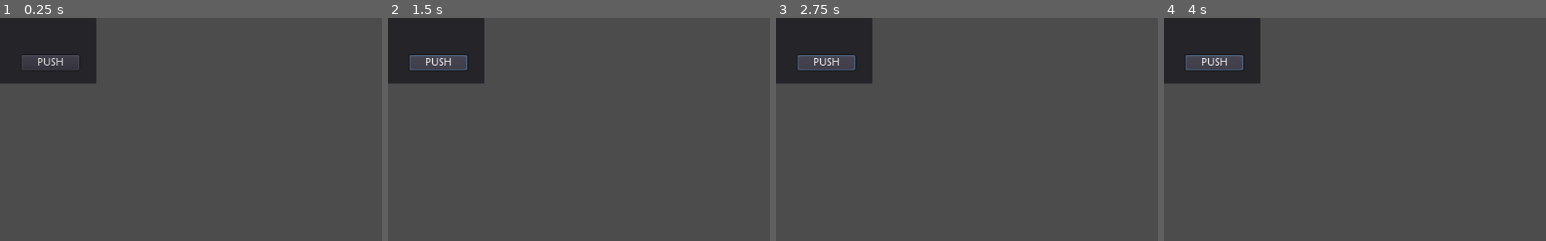
Above: before the commit, frames 1-4 (left to right).
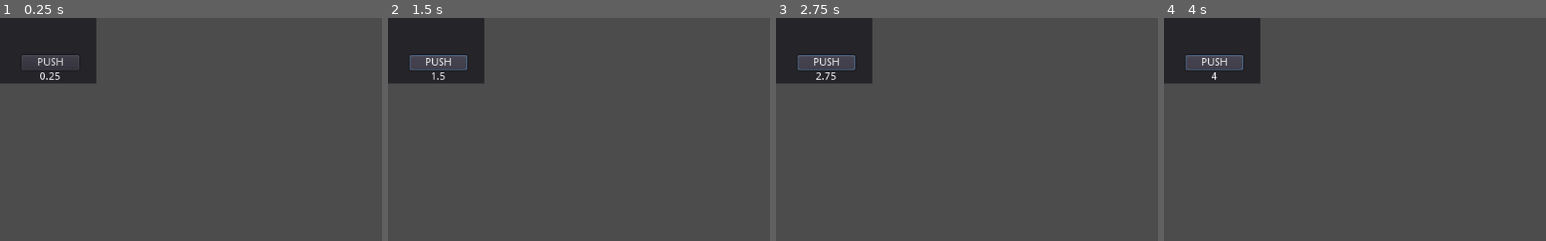
Above: after the commit, the same moments.

Repository: eldoranstars/godot-dodje
Game: Godot game, scene res://sayhello.tscn
The game is run twice, just before and just after one commit, with the same random seed, the same clock (stepped at 60 frames per second) and the same inputs.
Inputs:
- Up to frame 1 (0.25 s): no input
- Up to frame 2 (1.5 s): click "PUSH" at 0.5 s; click "PUSH" at 1.25 s
- Up to frame 3 (2.75 s): click "PUSH" at 2 s
- Up to frame 4 (4 s): tap Enter at 2.75 s; tap Space at 3.5 s
The pictures show only the part of the screen within x 0-50%, y 0-50%; the shares and areas given below are measured in that part.

The runs differ from the first frame. In frame 1, 0.1% of the frame differs, in the area x 10-16%, y 24-28%; in frame 2, less than 0.1%; in frame 3, less than 0.1%; in frame 4, less than 0.1%.

Commit message:
testTree

Diff:
--- a/sayhello.gd
+++ b/sayhello.gd
@@ -1,17 +1,18 @@
 extends Panel
 
-#var accum = 0
-#
-#func _process(delta):
-#	accum += delta
-#	get_node("Counter").text = str(accum) # 'text' is a built-in label property.
+var accum = 0
+#var commons = get_tree().get_nodes_in_group("Commons")
+
+func _process(delta):
+	accum += delta
+	get_node("Counter").text = str(accum) # 'text' is a built-in label property.
 
 func _ready():
-	add_to_group("Common")
 	get_node("Button").connect("button_down", self, "_on_Button_button_down")
 	get_node("Button").connect("button_up", self, "_on_Button_button_up")
 
 func _on_Button_button_down():
+#	get_node("Label").text = str(commons)
 	get_node("Label").text = "Hello!"
 
 func _on_Button_button_up():
--- a/sayhello.tscn
+++ b/sayhello.tscn
@@ -2,7 +2,7 @@
 
 [ext_resource path="res://sayhello.gd" type="Script" id=1]
 
-[node name="Panel" type="Panel"]
+[node name="Panel" type="Panel" groups=["commons"]]
 margin_right = 129.0
 margin_bottom = 88.0
 script = ExtResource( 1 )
@@ -10,7 +10,7 @@
 "_edit_use_anchors_": false
 }
 
-[node name="Label" type="Label" parent="."]
+[node name="Label" type="Label" parent="." groups=["commons"]]
 margin_left = 18.0
 margin_top = 17.0
 margin_right = 111.0
@@ -19,7 +19,7 @@
 "_edit_use_anchors_": false
 }
 
-[node name="Counter" type="Label" parent="."]
+[node name="Counter" type="Label" parent="." groups=["commons"]]
 margin_left = 30.0
 margin_top = 72.0
 margin_right = 105.0
@@ -30,7 +30,7 @@
 "_edit_use_anchors_": false
 }
 
-[node name="Button" type="Button" parent="."]
+[node name="Button" type="Button" parent="." groups=["commons"]]
 margin_left = 29.0
 margin_top = 50.0
 margin_right = 106.0
